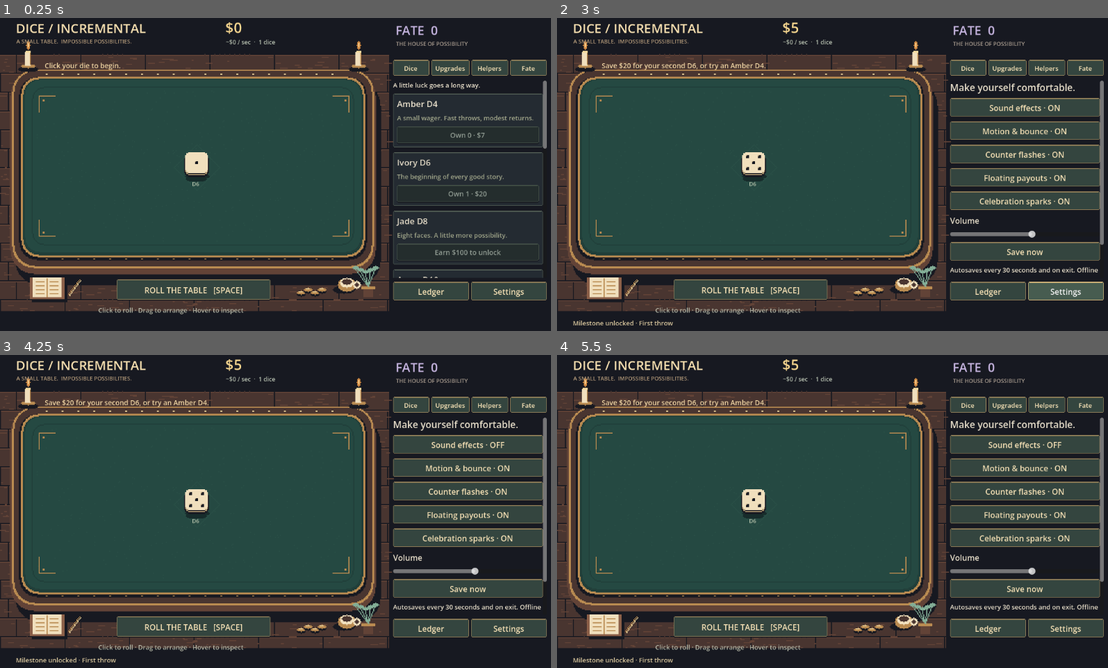
Above: before the commit, frames 1-4 (two rows, left to right).
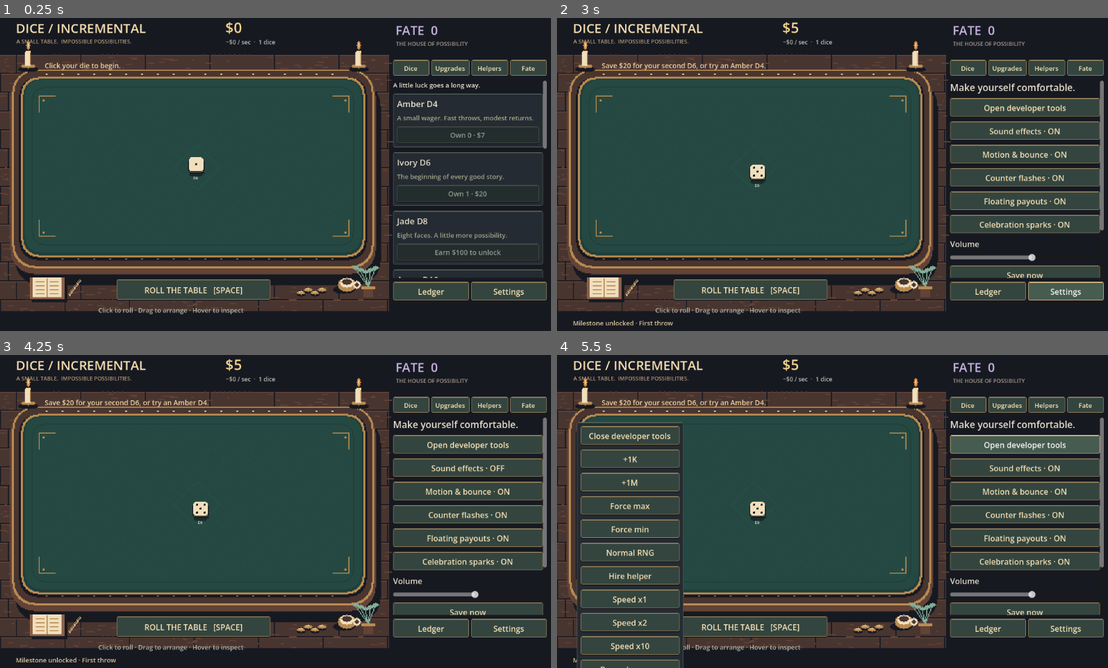
Above: after the commit, the same moments.

Repository: AmitShok/Dice-Incremental-game
Game: Godot game, scene res://scenes/main.tscn
Same seed, same stepped clock (60 frames per second), same inputs: the game is played once before the commit and once after it.
Inputs (mouse positions are in pixels of both pictures, inside the frame that each line leads up to):
- Up to frame 1 (0.25 s): no input
- Up to frame 2 (3 s): click "ROLL THE TABLE [SPACE]" at 0.5 s; click "Dice" at 1.25 s; click "Fate" at 2 s; click "Settings" at 2.75 s
- Up to frame 3 (4.25 s): click "Sound effects · ON" at 3.5 s
- Up to frame 4 (5.5 s): click "Sound effects · OFF" at 4.25 s; click (1025, 445) at 5 s, where only the run after the commit has a clickable "Open developer tools"

The runs differ from the first frame. In frame 1, 0.3% of the frame differs, in the area x 33-39%, y 42-54%; in frame 2, 5.7%; in frame 3, 5.7%; in frame 4, 14%, in the area x 3-100%, y 21-100%.

Commit message:
Shrink dice, add bounded roll travel and Settings developer tools

Diff:
--- a/core/game_session.gd
+++ b/core/game_session.gd
@@ -42,6 +42,13 @@
 			"face": face, "sides": definition.sides, "source": source, "depth": depth,
 			"critical": critical, "duration": duration, "remaining": duration,
 			"position": die.position, "payout": 0.0, "combo": 1.0, "label": ""}
+		outcome.landing_position = die.position
+		if state.settings.get("motion", true):
+			# A separate deterministic stream keeps movement from consuming payout RNG.
+			var scatter := RandomNumberGenerator.new()
+			scatter.seed = hash("%d:%d:%d" % [next_roll, die.id, face])
+			var offset: Vector2 = Vector2.from_angle(scatter.randf_range(0, TAU)) * scatter.randf_range(12, 32)
+			outcome.landing_position = (die.position + offset).clamp(Vector2(65, 150), Vector2(725, 500))
 		next_roll += 1
 		die.busy = true
 		outcomes.append(outcome)
@@ -78,6 +85,8 @@
 	die.busy = false
 	die.cooldown = 0.15
 	die.face = outcome.face
+	die.position = outcome.landing_position
+	outcome.position = die.position
 	economy.credit(outcome.payout)
 	StatisticsService.resolved(state, outcome)
 	if outcome.face == 20 and outcome.sides == 20:
--- a/dice/visuals/dice_visual.gd
+++ b/dice/visuals/dice_visual.gd
@@ -9,6 +9,7 @@
 @onready var shadow: Sprite2D = $Shadow
 @onready var marker: Label = $Marker
 var animation: Tween
+var travel: Tween
 var dragging: bool = false
 var press_position: Vector2
 var original_position: Vector2
@@ -19,7 +20,7 @@
 	set_process(false)
 
 func set_density(count: int) -> void:
-	var factor: float = 0.5 if count > 30 else 1.0
+	var factor: float = 0.5 if count > 30 else 0.65
 	scale = Vector2.ONE * factor
 	# Faces already carry a contact shadow; dense tables do not need a second shadow or tiny labels.
 	shadow.visible = count <= 30
@@ -35,7 +36,7 @@
 	sprite.hframes = definition.sides
 	sprite.frame = die.face - 1
 	marker.text = "D%d" % definition.sides
-	position = die.position - Vector2(32, 32)
+	position = die.position - Vector2(32, 32) * scale
 	mouse_entered.connect(func(): if not rolling: sprite.modulate = Color(1.15, 1.12, 1.05))
 	mouse_exited.connect(func(): sprite.modulate = Color.WHITE)
 	set_process(false)
@@ -56,7 +57,8 @@
 				moved.emit(die.id, position + Vector2(32, 32) * scale)
 			accept_event()
 	elif event is InputEventMouseMotion and dragging and not die.busy:
-		position = (original_position + event.global_position - press_position).clamp(Vector2(33, 118), Vector2(693, 468))
+		var center: Vector2 = original_position + event.global_position - press_position + Vector2(32, 32) * scale
+		position = center.clamp(Vector2(65, 150), Vector2(725, 500)) - Vector2(32, 32) * scale
 
 func start(outcome: Dictionary, settings: Dictionary) -> void:
 	rolling = true
@@ -64,12 +66,17 @@
 	age = 0.0
 	if animation != null:
 		animation.kill()
+	if travel != null:
+		travel.kill()
 	position = die.position - Vector2(32, 32) * scale
 	marker.text = "..."
 	set_process(true)
 	var duration: float = outcome.duration
+	if settings.motion:
+		travel = create_tween()
+		travel.tween_property(self, "position", (outcome.landing_position as Vector2) - Vector2(32, 32) * scale, duration).set_trans(Tween.TRANS_QUAD).set_ease(Tween.EASE_OUT)
 	animation = create_tween()
-	if settings.motion and scale.x < 1:
+	if settings.motion and scale.x <= 0.5:
 		animation.tween_property(sprite, "position:y", 12.0, duration * 0.4).set_trans(Tween.TRANS_SINE).set_ease(Tween.EASE_OUT)
 		animation.tween_property(sprite, "position:y", 28.0, duration * 0.6).set_trans(Tween.TRANS_BOUNCE).set_ease(Tween.EASE_OUT)
 	elif settings.motion:
@@ -94,6 +101,9 @@
 	set_process(false)
 	if animation != null:
 		animation.kill()
+	if travel != null:
+		travel.kill()
+	position = die.position - Vector2(32, 32) * scale
 	sprite.frame = outcome.face - 1
 	sprite.rotation = 0
 	sprite.position = Vector2(32, 28)
@@ -102,7 +112,7 @@
 	shadow.modulate.a = 1.0
 	marker.text = "CRIT!" if outcome.critical else ("MAX!" if outcome.face == outcome.sides else "D%d" % definition.sides)
 	marker.modulate = Color("#f4ce83") if outcome.face == outcome.sides else Color("#b9c5ae")
-	if settings.motion and scale.x >= 1:
+	if settings.motion and scale.x > 0.5:
 		var bounce := create_tween()
 		sprite.scale = Vector2(2.25, 1.7)
 		bounce.tween_property(sprite, "scale", Vector2(2, 2), 0.2).set_trans(Tween.TRANS_BACK)
--- a/scenes/d_6.tscn
+++ b/scenes/d_6.tscn
@@ -5,6 +5,7 @@
 [ext_resource type="Texture2D" path="res://assets/exported/dice/d6.png" id="3"]
 
 [node name="DieVisual" type="Control"]
+scale = Vector2(0.65, 0.65)
 offset_right = 64.0
 offset_bottom = 64.0
 mouse_default_cursor_shape = 2
--- a/scenes/ui/debug_panel.tscn
+++ b/scenes/ui/debug_panel.tscn
@@ -11,6 +11,10 @@
 
 [node name="Buttons" type="VBoxContainer" parent="."]
 layout_mode = 2
+
+[node name="Close" type="Button" parent="Buttons"]
+layout_mode = 2
+text = "Close developer tools"
 
 [node name="Action0" type="Button" parent="Buttons"]
 layout_mode = 2
--- a/scenes/ui/settings_page.tscn
+++ b/scenes/ui/settings_page.tscn
@@ -7,6 +7,10 @@
 layout_mode = 2
 theme_override_font_sizes/font_size = 19
 text = "Make yourself comfortable."
+
+[node name="DeveloperTools" type="Button" parent="."]
+layout_mode = 2
+text = "Open developer tools"
 
 [node name="sound" type="Button" parent="."]
 layout_mode = 2
--- a/scripts/main.gd
+++ b/scripts/main.gd
@@ -2,6 +2,7 @@
 
 @export var die_scene: PackedScene = preload("res://scenes/d_6.tscn")
 @export var helper_scene: PackedScene = preload("res://scenes/helpers/moss.tscn")
+@export var developer_tools_enabled: bool = true
 
 var session: GameSession
 @onready var table: Node2D = $Tabletop/Dice
@@ -33,6 +34,8 @@
 	shop.on_notice = notify
 	shop.on_prestige = ask_prestige
 	shop.on_reset = ask_reset
+	shop.on_developer_tools = open_developer_tools
+	shop.developer_tools_enabled = developer_tools_enabled and OS.is_debug_build()
 	shop.setup(session)
 	session.events.changed.connect(func(): hud_dirty = true)
 	session.events.die_roll_started.connect(on_roll)
@@ -48,7 +51,7 @@
 		notify(SaveManager.status)
 	if not session.registry.errors.is_empty():
 		notify("Some content could not load. Check the Godot error log.")
-	if OS.is_debug_build() and OS.get_cmdline_user_args().has("--dev"):
+	if shop.developer_tools_enabled:
 		_build_debug()
 	if OS.get_cmdline_user_args().has("--screenshot"):
 		_capture_later()
@@ -187,9 +190,16 @@
 	for connection in confirm.confirmed.get_connections():
 		confirm.confirmed.disconnect(connection.callable)
 
+func open_developer_tools() -> void:
+	if debug_panel != null:
+		debug_panel.show()
+
 func _build_debug() -> void:
 	debug_panel = $DebugPanel
+	debug_panel.get_node("Buttons/Close").pressed.connect(func(): debug_panel.hide())
 	for button in debug_panel.get_node("Buttons").get_children():
+		if button.name == "Close":
+			continue
 		var title: String = button.text
 		button.pressed.connect(func():
 			match title:
--- a/tests/test_runner.gd
+++ b/tests/test_runner.gd
@@ -221,6 +221,35 @@
 	invalid_effect.max_depth = 99
 	check(not invalid_effect.valid(), "Unbounded effect definition rejected")
 	var started: int = Time.get_ticks_msec()
+	var moving_game: GameSession = fresh()
+	var still_game: GameSession = fresh()
+	moving_game.roller.rng.seed = 234
+	still_game.roller.rng.seed = 234
+	still_game.state.settings.motion = false
+	var origin: Vector2 = moving_game.state.dice[0].position
+	moving_game.request_roll([1])
+	still_game.request_roll([1])
+	var moving_outcome: Dictionary = moving_game.pending.values()[0]
+	var still_outcome: Dictionary = still_game.pending.values()[0]
+	check(moving_outcome.landing_position.distance_to(origin) >= 11.9 and moving_outcome.landing_position.distance_to(origin) <= 32.1, "Roll travels a small distance")
+	check(moving_game.state.dice[0].position == origin, "Position commits only on landing")
+	check(moving_outcome.face == still_outcome.face and moving_outcome.payout == still_outcome.payout and moving_game.roller.rng.state == still_game.roller.rng.state, "Scatter does not consume payout RNG")
+	moving_game.settle()
+	still_game.settle()
+	check(moving_game.state.dice[0].position == moving_outcome.landing_position and still_game.state.dice[0].position == origin, "Landing persists and reduced motion stays still")
+	var moved_save: GameState = GameState.restore(moving_game.state.snapshot(), registry)
+	check(moved_save != null and moved_save.dice[0].position == moving_game.state.dice[0].position, "Save retains rolled landing position")
+	var bounded: bool = true
+	for edge in [Vector2(65,150), Vector2(725,150), Vector2(65,500), Vector2(725,500)]:
+		for attempt in 20:
+			moving_game.state.dice[0].position = edge
+			moving_game.state.dice[0].cooldown = 0
+			moving_game.request_roll([1])
+			moving_game.settle()
+			var landed: Vector2 = moving_game.state.dice[0].position
+			bounded = bounded and landed.x >= 65 and landed.x <= 725 and landed.y >= 150 and landed.y <= 500
+	check(bounded, "Roll destinations stay on table at all four edges")
+	started = Time.get_ticks_msec()
 	var result: Dictionary = rng_a.simulate_rolls(definition, 1000000)
 	print("SIMULATION 1,000,000 rolls: ", Time.get_ticks_msec() - started, " ms; histogram=", result.histogram)
 	print("TEST RESULT: ", passed, " passed; ", failed, " failed")
--- a/tests/visual_runner.gd
+++ b/tests/visual_runner.gd
@@ -35,6 +35,7 @@
 	main.wallet.position.x -= 3
 	confirm_not_reset(main.shop.position.is_equal_approx(Vector2(792, 94)))
 	var first: DiceVisual = main.visuals[game.state.dice[0].id]
+	confirm_not_reset(first.scale.is_equal_approx(Vector2(0.65, 0.65)))
 	var start: Vector2 = game.state.dice[0].position
 	var press := InputEventMouseButton.new()
 	press.button_index = MOUSE_BUTTON_LEFT
@@ -58,6 +59,13 @@
 		confirm_not_reset(main.shop.page == title)
 		checks += 1
 	var old_sound: bool = game.state.settings.sound
+	main.shop.body.get_node("SettingsPage/DeveloperTools").pressed.emit()
+	confirm_not_reset(main.debug_panel.visible)
+	var before_debug_credit: float = game.state.money
+	main.debug_panel.get_node("Buttons/Action0").pressed.emit()
+	confirm_not_reset(game.state.money == before_debug_credit + 1000)
+	main.debug_panel.get_node("Buttons/Close").pressed.emit()
+	confirm_not_reset(not main.debug_panel.visible)
 	main.shop.body.get_node("SettingsPage/sound").pressed.emit()
 	confirm_not_reset(game.state.settings.sound != old_sound)
 	main.shop.body.get_node("SettingsPage/sound").pressed.emit()
@@ -101,6 +109,24 @@
 		await RenderingServer.frame_post_draw
 		root.get_texture().get_image().save_png(folder.path_join("settings.png"))
 	print("VISUAL SMOKE: ", checks, " pages/confirmation checks; prestige and talent purchase passed")
+	var rolling_die: DiceInstance = game.state.dice[0]
+	var rolling_visual: DiceVisual = main.visuals[rolling_die.id]
+	var roll_origin: Vector2 = rolling_visual.position
+	rolling_die.cooldown = 0
+	game.request_roll([rolling_die.id])
+	await create_timer(0.15).timeout
+	confirm_not_reset(rolling_visual.position.distance_to(roll_origin) > 0.1)
+	await create_timer(1.5).timeout
+	confirm_not_reset((rolling_visual.position + Vector2(32,32) * rolling_visual.scale).is_equal_approx(rolling_die.position))
+	print("SCATTER: visible travel and saved landing match")
+	main.queue_free()
+	await process_frame
+	var disabled_main: Control = load("res://scenes/main.tscn").instantiate()
+	disabled_main.developer_tools_enabled = false
+	root.add_child(disabled_main)
+	disabled_main.shop.show_page("Settings")
+	confirm_not_reset(disabled_main.debug_panel == null and not disabled_main.shop.body.get_node("SettingsPage/DeveloperTools").visible)
+	print("DEVELOPER TOOLS: settings open/close and credit tested; release switch hides access")
 	quit()
 
 func confirm_not_reset(condition: bool) -> void:
--- a/ui/shop_panel.gd
+++ b/ui/shop_panel.gd
@@ -10,6 +10,8 @@
 var on_notice: Callable
 var on_prestige: Callable
 var on_reset: Callable
+var on_developer_tools: Callable
+var developer_tools_enabled: bool = false
 
 func setup(game: GameSession) -> void:
 	session = game
@@ -90,6 +92,8 @@
 		"Settings":
 			var settings: VBoxContainer = preload("res://scenes/ui/settings_page.tscn").instantiate()
 			body.add_child(settings)
+			settings.get_node("DeveloperTools").visible = developer_tools_enabled
+			settings.get_node("DeveloperTools").pressed.connect(func(): on_developer_tools.call())
 			for key in ["sound", "motion", "flashes", "numbers", "particles"]:
 				var button: Button = settings.get_node(key)
 				button.text += " · ON" if session.state.settings[key] else " · OFF"
Not shown, changed: CHANGELOG.md
Not shown, changed: README.md
Not shown, changed: SCENES.md
Not shown, changed: tests/VERIFICATION.md
